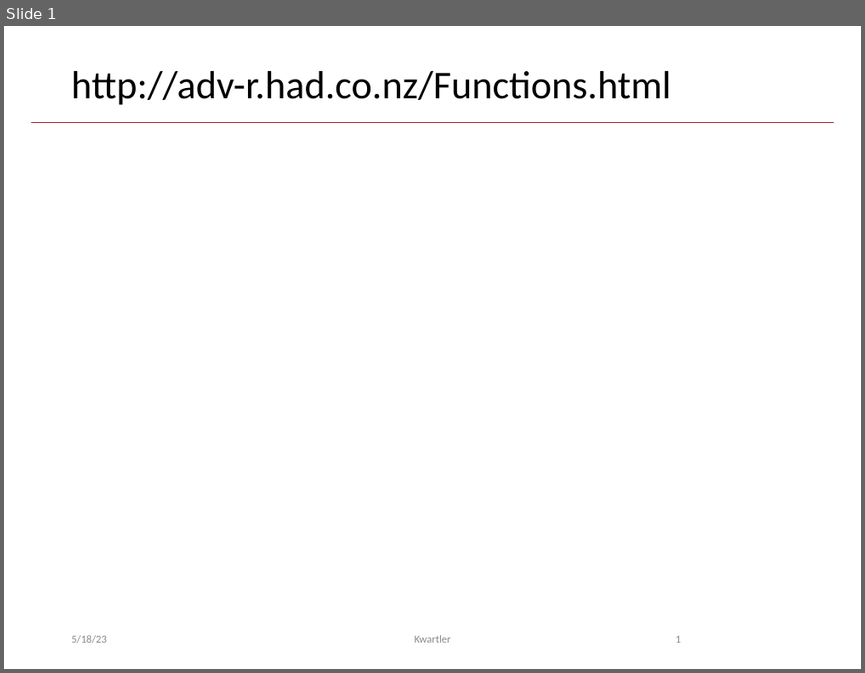
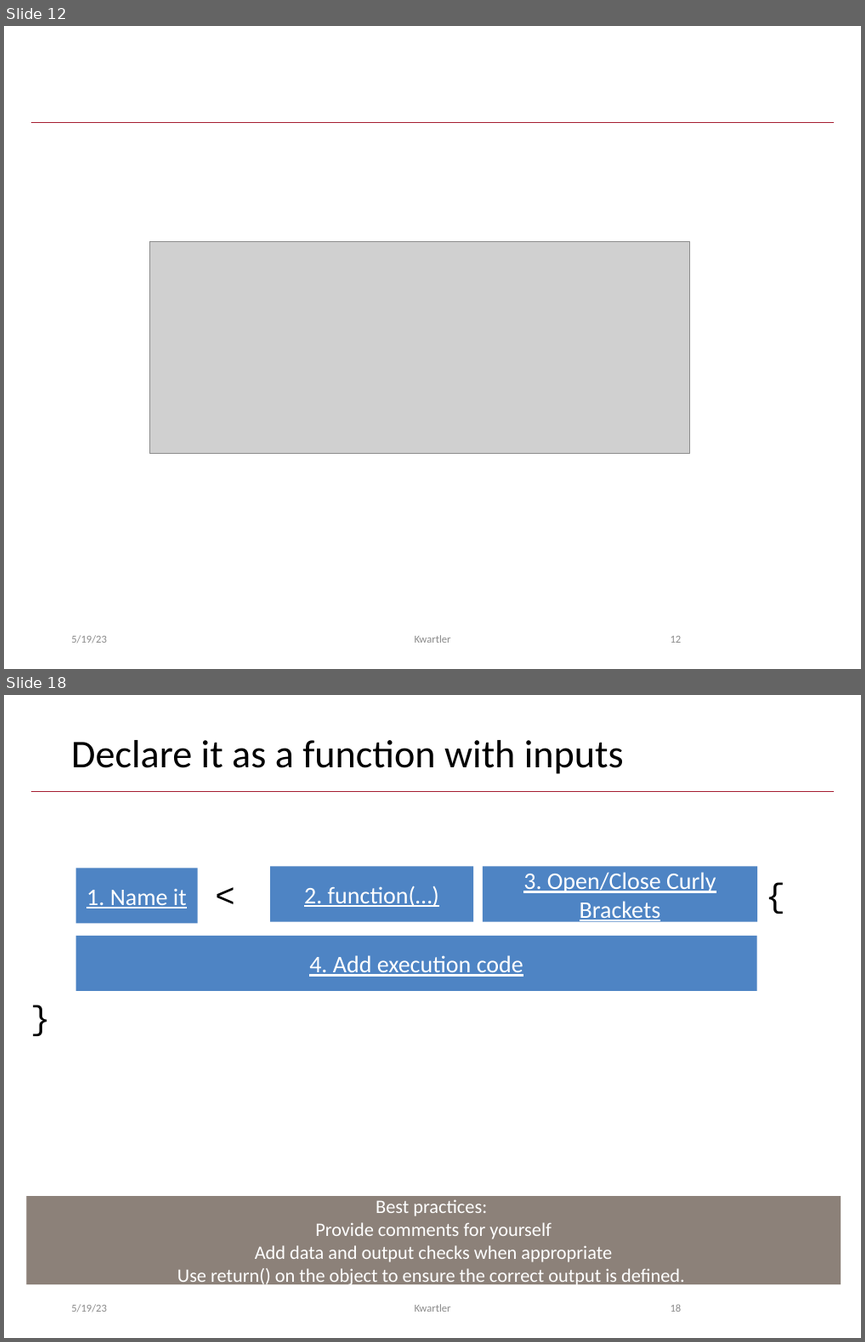
Before and after one commit to kwartler/Hult_Intro2R, a slide deck: lessons/D_Loops_Logicals_Functions/A_Functions.pptx. Shown one above the other, each under a label of ours: slide 1 before the commit, slides 12 and 18 after it; the slides between them are not shown. The pictures are 865x673 and 865x1342 pixels, drawn with LibreOffice and Linux fonts; fonts in the diff are those of the drawing; grey boxes stand for pictures. Boxes give left, top, right and bottom in pixels: in the first picture for what was removed or moved away, otherwise in the second. Text is boxed around its words. In the diff, an @@ line names an element or a change of style, - is before the commit and + after.

```diff
--- a/lessons/D_Loops_Logicals_Functions/A_Functions.pptx
+++ b/lessons/D_Loops_Logicals_Functions/A_Functions.pptx
@@ slide 18 added at box(4, 695, 861, 1338), background #FFFFFF; not listed: 1 template element that a slide beside it also shows @@
@@ title added at box(71, 740, 624, 774), 33 pt, text #000000 @@
+Declare it as a function with inputs
@@ rectangle added at box(76, 868, 198, 924), fill #4E84C4, 20 pt, text #FFFFFF, underline @@
+1. Name it
@@ text added at box(207, 870, 261, 919), 28 pt, text #000000 @@
+<-
@@ rectangle added at box(270, 867, 473, 922), fill #4E84C4, 20 pt, text #FFFFFF, underline @@
+2. function(…)
@@ rectangle added at box(483, 867, 758, 922), fill #4E84C4, 20 pt, text #FFFFFF, underline @@
+3. Open/Close Curly Brackets
@@ text added at box(757, 870, 793, 919), 28 pt, text #000000 @@
+{
@@ rectangle added at box(76, 936, 757, 992), fill #4E84C4, 20 pt, text #FFFFFF, underline @@
+4. Add execution code
@@ text added at box(22, 992, 58, 1040), 28 pt, text #000000 @@
+}
@@ rectangle added at box(26, 1197, 840, 1285), fill #8C8179, 16 pt, text #FFFFFF @@
+Best practices:
+Provide comments for yourself
+Add data and output checks when appropriate
+Use return() on the object to ensure the correct output is defined.
@@ text added at box(71, 1304, 107, 1312), 9 pt, text #8C8C8C @@
+5/19/23
@@ text added at box(415, 1304, 451, 1311), 9 pt, text #8C8C8C @@
+Kwartler
@@ page number added at box(670, 1304, 681, 1311), 9 pt, text #8C8C8C @@
+18
@@ what was slide 1 is now slide 12 @@
@@ slide 12 changed as well @@
@@ title removed at box(71, 71, 671, 105) @@
-http://adv-r.had.co.nz/Functions.html
@@ picture added at box(149, 241, 689, 453) @@
@@ page number at box(670, 635, 681, 642): text changed @@
-1
+12
```
Also in this commit, not shown: 17 other slides added.
